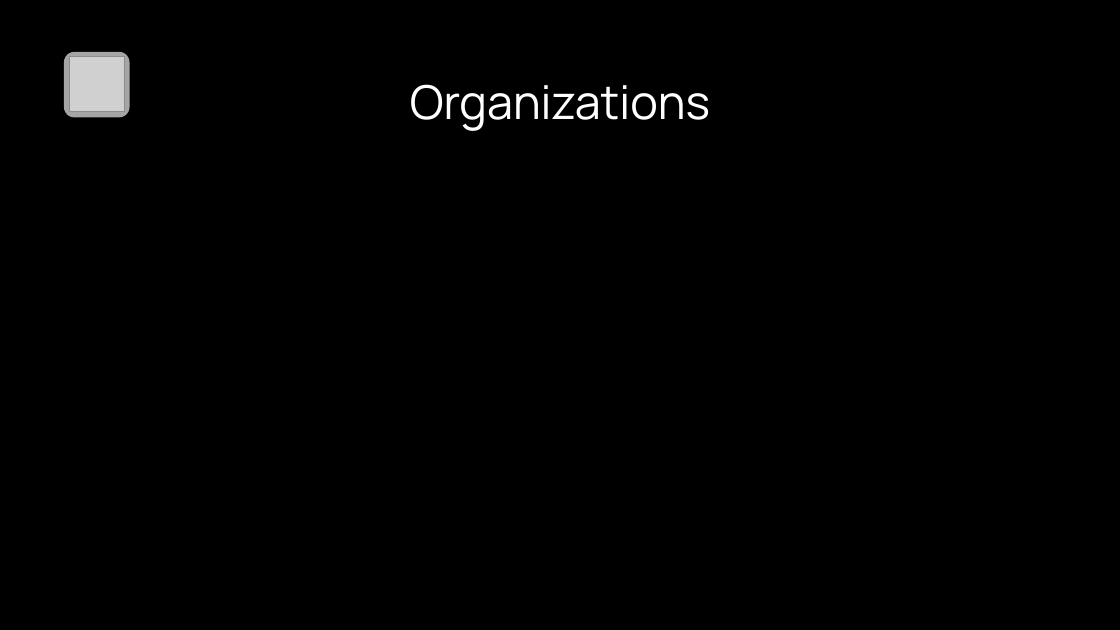
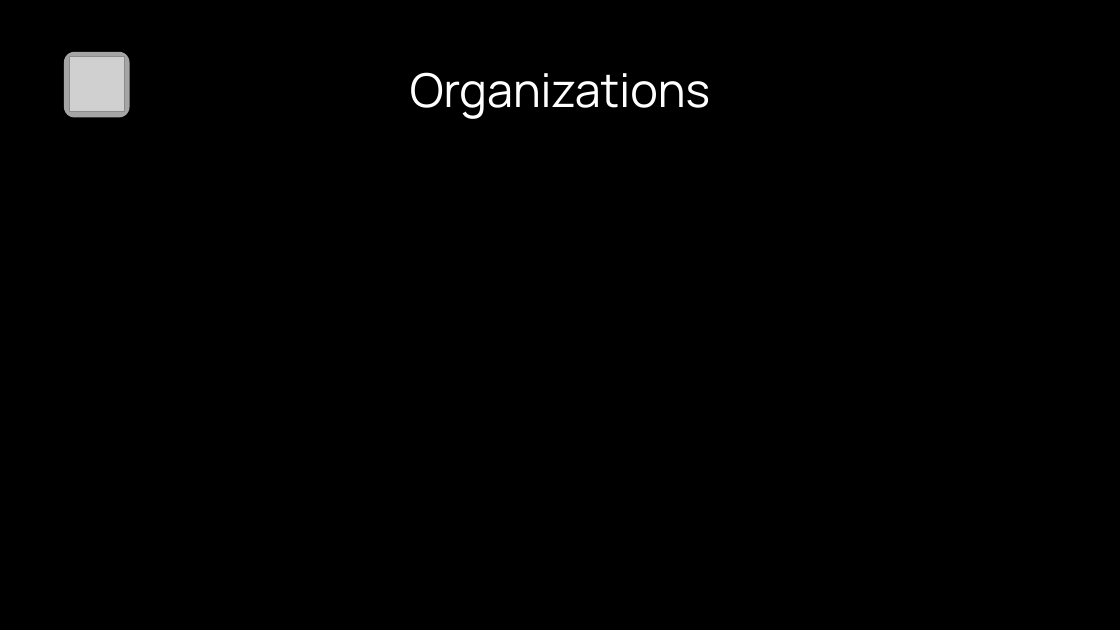
Before and after one commit to Corvina-project/CorvinaProject, a slide deck: slide 7 of presentazione.pptx. Drawn at 1120x630 pixels with LibreOffice and Linux fonts; fonts in the diff are those of the drawing; grey boxes stand for pictures; background and template pictures are left out. Boxes give left, top, right and bottom in pixels: in the first picture for what was removed or moved away, otherwise in the second. Text is boxed around its words. In the diff, an @@ line names an element or a change of style, - is before the commit and + after.

```diff
--- a/presentazione.pptx
+++ b/presentazione.pptx
@@ text "Organizations": place and size @@
-text "Organizations" at (410, 84, 710, 131)
+text "Organizations" at (410, 72, 710, 119)
```
Also in this commit, not shown: 3 other slides changed.
